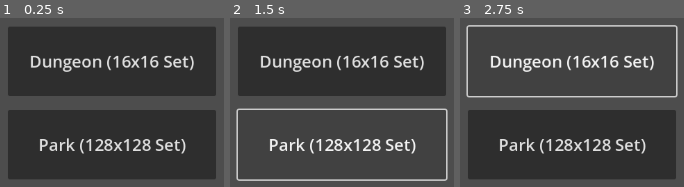
Above: before the commit, frames 1-3 (left to right).
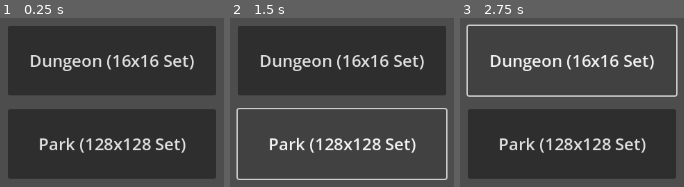
Above: after the commit, the same moments.

Repository: inframodem/clapgodotnavdemo
Game: Godot game, scene res://UI Instances/Level Select.tscn
Same seed, same stepped clock (60 frames per second), same inputs: the game is played once before the commit and once after it. This scene is started directly instead of the project's main scene.
Inputs:
- Up to frame 1 (0.25 s): no input
- Up to frame 2 (1.5 s): click "Dungeon (16x16 Set)" at 0.5 s; click "Park (128x128 Set)" at 1.25 s
- Up to frame 3 (2.75 s): click "Dungeon (16x16 Set)" at 2 s

The runs differ from the first frame. In frame 1, 3.8% of the frame differs, in the area x 4-96%, y 21-81%; in frame 2, 6.0%; in frame 3, 6.1%, in the area x 2-98%, y 3-81%.

Commit message:
More UI changes

Diff:
--- /dev/null
+++ b/godot_src/Assets/UI Components/circle-svgrepo-com.svg
@@ -0,0 +1,18 @@
+<?xml version="1.0" ?>
+
+<!-- Uploaded to: SVG Repo, www.svgrepo.com, Generator: SVG Repo Mixer Tools -->
+<svg width="800px" height="800px" viewBox="0 0 24 24" xmlns="http://www.w3.org/2000/svg">
+
+<title/>
+
+<g id="Complete">
+
+<g id="Circle">
+
+<circle cx="12" cy="12" data-name="Circle" fill="none" id="Circle-2" r="10" stroke="#000000" stroke-linecap="round" stroke-linejoin="round" stroke-width="2" fill="white"/>
+
+</g>
+
+</g>
+
+</svg>
--- a/godot_src/UI Instances/Level Select.tscn
+++ b/godot_src/UI Instances/Level Select.tscn
@@ -8,36 +8,33 @@
 grow_horizontal = 2
 grow_vertical = 2
 
-[node name="AspectRatioContainer" type="AspectRatioContainer" parent="."]
-layout_mode = 1
-anchors_preset = 15
-anchor_right = 1.0
-anchor_bottom = 1.0
-grow_horizontal = 2
-grow_vertical = 2
-
-[node name="MarginContainer" type="MarginContainer" parent="AspectRatioContainer"]
+[node name="MarginContainer" type="MarginContainer" parent="."]
 custom_minimum_size = Vector2(600, 600)
-layout_mode = 2
+layout_mode = 0
+offset_top = 0.0040283203
+offset_right = 1152.0
+offset_bottom = 647.996
 theme_override_constants/margin_top = 20
 theme_override_constants/margin_bottom = 20
 
-[node name="ScrollContainer" type="ScrollContainer" parent="AspectRatioContainer/MarginContainer"]
+[node name="ScrollContainer" type="ScrollContainer" parent="MarginContainer"]
+custom_minimum_size = Vector2(400, 0)
 layout_mode = 2
+size_flags_horizontal = 4
 
-[node name="VBoxContainer" type="VBoxContainer" parent="AspectRatioContainer/MarginContainer/ScrollContainer"]
+[node name="VBoxContainer" type="VBoxContainer" parent="MarginContainer/ScrollContainer"]
 layout_mode = 2
 size_flags_horizontal = 6
 size_flags_vertical = 6
 theme_override_constants/separation = 20
 
-[node name="16x16 Tile Set" type="Button" parent="AspectRatioContainer/MarginContainer/ScrollContainer/VBoxContainer"]
+[node name="16x16 Tile Set" type="Button" parent="MarginContainer/ScrollContainer/VBoxContainer"]
 custom_minimum_size = Vector2(300, 100)
 layout_mode = 2
 theme_override_font_sizes/font_size = 24
 text = "Dungeon (16x16 Set)"
 
-[node name="Park" type="Button" parent="AspectRatioContainer/MarginContainer/ScrollContainer/VBoxContainer"]
+[node name="128x128 Tile Set" type="Button" parent="MarginContainer/ScrollContainer/VBoxContainer"]
 custom_minimum_size = Vector2(300, 100)
 layout_mode = 2
 theme_override_font_sizes/font_size = 24
--- a/godot_src/UI Instances/Main Menu.tscn
+++ b/godot_src/UI Instances/Main Menu.tscn
@@ -8,7 +8,7 @@
 grow_horizontal = 2
 grow_vertical = 2
 
-[node name="AspectRatioContainer" type="AspectRatioContainer" parent="."]
+[node name="MarginContainer" type="MarginContainer" parent="."]
 layout_mode = 1
 anchors_preset = 15
 anchor_right = 1.0
@@ -16,20 +16,20 @@
 grow_horizontal = 2
 grow_vertical = 2
 
-[node name="VBoxContainer" type="VBoxContainer" parent="AspectRatioContainer"]
+[node name="VBoxContainer" type="VBoxContainer" parent="MarginContainer"]
 layout_mode = 2
 size_flags_horizontal = 4
 size_flags_vertical = 4
 theme_override_constants/separation = 20
 
-[node name="Level Select" type="Button" parent="AspectRatioContainer/VBoxContainer"]
+[node name="Level Select" type="Button" parent="MarginContainer/VBoxContainer"]
 custom_minimum_size = Vector2(400, 150)
 layout_mode = 2
 size_flags_horizontal = 4
 theme_override_font_sizes/font_size = 30
 text = "Start Level"
 
-[node name="Options" type="Button" parent="AspectRatioContainer/VBoxContainer"]
+[node name="Options" type="Button" parent="MarginContainer/VBoxContainer"]
 custom_minimum_size = Vector2(400, 150)
 layout_mode = 2
 size_flags_horizontal = 4
--- a/godot_src/UI Instances/Scene_Inprogress.tscn
+++ b/godot_src/UI Instances/Scene_Inprogress.tscn
@@ -1,4 +1,13 @@
-[gd_scene format=3 uid="uid://bqbupmgq3ui50"]
+[gd_scene load_steps=4 format=3 uid="uid://bqbupmgq3ui50"]
+
+[sub_resource type="StyleBoxFlat" id="StyleBoxFlat_4ynqs"]
+bg_color = Color(0.45452422, 0.45452428, 0.45452416, 1)
+
+[sub_resource type="StyleBoxFlat" id="StyleBoxFlat_koslv"]
+bg_color = Color(0.28485027, 0.28485027, 0.2848502, 1)
+
+[sub_resource type="StyleBoxFlat" id="StyleBoxFlat_tr1f5"]
+bg_color = Color(0.43519226, 0.4351923, 0.43519217, 1)
 
 [node name="SceneInprogress" type="Control"]
 layout_mode = 3
@@ -7,3 +16,51 @@
 anchor_bottom = 1.0
 grow_horizontal = 2
 grow_vertical = 2
+
+[node name="MarginContainer" type="MarginContainer" parent="."]
+layout_mode = 1
+anchors_preset = 15
+anchor_right = 1.0
+anchor_bottom = 1.0
+grow_horizontal = 2
+grow_vertical = 2
+theme_override_constants/margin_left = 20
+theme_override_constants/margin_top = 20
+
+[node name="Panel" type="Panel" parent="MarginContainer"]
+custom_minimum_size = Vector2(250, 150)
+layout_mode = 2
+size_flags_horizontal = 2
+size_flags_vertical = 0
+
+[node name="MarginContainer" type="MarginContainer" parent="MarginContainer"]
+custom_minimum_size = Vector2(250, 150)
+layout_mode = 2
+size_flags_horizontal = 0
+size_flags_vertical = 0
+theme_override_constants/margin_left = 10
+theme_override_constants/margin_top = 10
+theme_override_constants/margin_right = 10
+theme_override_constants/margin_bottom = 10
+
+[node name="VBoxContainer" type="VBoxContainer" parent="MarginContainer/MarginContainer"]
+layout_mode = 2
+theme_override_constants/separation = 10
+
+[node name="Label" type="Label" parent="MarginContainer/MarginContainer/VBoxContainer"]
+layout_mode = 2
+text = "Frame: 0"
+horizontal_alignment = 1
+
+[node name="Button" type="Button" parent="MarginContainer/MarginContainer/VBoxContainer"]
+custom_minimum_size = Vector2(50, 50)
+layout_mode = 2
+theme_override_colors/font_color = Color(0, 0, 0, 1)
+theme_override_colors/font_focus_color = Color(0, 0, 0, 1)
+theme_override_colors/font_pressed_color = Color(0, 0, 0, 1)
+theme_override_colors/font_hover_color = Color(0, 0, 0, 1)
+theme_override_colors/font_hover_pressed_color = Color(0, 0, 0, 1)
+theme_override_styles/normal = SubResource("StyleBoxFlat_4ynqs")
+theme_override_styles/pressed = SubResource("StyleBoxFlat_koslv")
+theme_override_styles/hover = SubResource("StyleBoxFlat_tr1f5")
+text = "Stop Capture"
--- a/godot_src/UI Instances/Scene_Post.tscn
+++ b/godot_src/UI Instances/Scene_Post.tscn
@@ -1,9 +1,89 @@
-[gd_scene format=3 uid="uid://miyltmhw26pc"]
+[gd_scene load_steps=5 format=3 uid="uid://miyltmhw26pc"]
+
+[sub_resource type="StyleBoxFlat" id="StyleBoxFlat_b3aue"]
+bg_color = Color(0.38170326, 0.38170326, 0.3817031, 1)
+border_width_left = 3
+border_width_top = 3
+border_width_right = 3
+border_width_bottom = 3
+border_color = Color(0.09620472, 0.096204765, 0.096204646, 1)
+
+[sub_resource type="StyleBoxFlat" id="StyleBoxFlat_dnnh6"]
+bg_color = Color(0.78775924, 0.78775924, 0.78775924, 1)
+
+[sub_resource type="StyleBoxFlat" id="StyleBoxFlat_q7kdn"]
+bg_color = Color(0.427493, 0.42749307, 0.42749295, 1)
+
+[sub_resource type="StyleBoxFlat" id="StyleBoxFlat_yvxrq"]
+bg_color = Color(0.65012825, 0.6501283, 0.6501282, 1)
 
 [node name="ScenePost" type="Control"]
 layout_mode = 3
 anchors_preset = 15
 anchor_right = 1.0
 anchor_bottom = 1.0
+offset_left = 1.0
+offset_top = 1.0
+offset_right = 1.0
+offset_bottom = 1.0
 grow_horizontal = 2
 grow_vertical = 2
+
+[node name="MarginContainer" type="MarginContainer" parent="."]
+layout_mode = 1
+anchors_preset = 15
+anchor_right = 1.0
+anchor_bottom = 1.0
+grow_horizontal = 2
+grow_vertical = 2
+theme_override_constants/margin_left = 20
+theme_override_constants/margin_top = 20
+
+[node name="Panel" type="Panel" parent="MarginContainer"]
+custom_minimum_size = Vector2(250, 300)
+layout_mode = 2
+size_flags_horizontal = 2
+size_flags_vertical = 0
+theme_override_styles/panel = SubResource("StyleBoxFlat_b3aue")
+
+[node name="MarginContainer" type="MarginContainer" parent="MarginContainer"]
+custom_minimum_size = Vector2(250, 300)
+layout_mode = 2
+size_flags_horizontal = 0
+size_flags_vertical = 0
+theme_override_constants/margin_left = 10
+theme_override_constants/margin_top = 10
+theme_override_constants/margin_right = 10
+theme_override_constants/margin_bottom = 10
+
+[node name="VBoxContainer" type="VBoxContainer" parent="MarginContainer/MarginContainer"]
+layout_mode = 2
+theme_override_constants/separation = 10
+
+[node name="CheckBox" type="CheckBox" parent="MarginContainer/MarginContainer/VBoxContainer"]
+layout_mode = 2
+size_flags_horizontal = 4
+text = "Toggle CLAP"
+
+[node name="CheckBox2" type="CheckBox" parent="MarginContainer/MarginContainer/VBoxContainer"]
+layout_mode = 2
+size_flags_horizontal = 4
+text = "Toggle RANSAC"
+
+[node name="CheckBox3" type="CheckBox" parent="MarginContainer/MarginContainer/VBoxContainer"]
+layout_mode = 2
+size_flags_horizontal = 4
+text = "Toggle Control"
+
+[node name="Button" type="Button" parent="MarginContainer/MarginContainer/VBoxContainer"]
+custom_minimum_size = Vector2(50, 50)
+layout_mode = 2
+theme_override_colors/font_color = Color(0, 0, 0, 1)
+theme_override_colors/font_focus_color = Color(0, 0, 0, 1)
+theme_override_colors/font_pressed_color = Color(0, 0, 0, 1)
+theme_override_colors/font_hover_color = Color(0, 0, 0, 1)
+theme_override_colors/font_hover_pressed_color = Color(0, 0, 0, 1)
+theme_override_styles/normal = SubResource("StyleBoxFlat_dnnh6")
+theme_override_styles/pressed = SubResource("StyleBoxFlat_q7kdn")
+theme_override_styles/hover = SubResource("StyleBoxFlat_yvxrq")
+text = "Exit Scene"
--- a/godot_src/UI Instances/Scene_Start.tscn
+++ b/godot_src/UI Instances/Scene_Start.tscn
@@ -1,4 +1,75 @@
-[gd_scene format=3 uid="uid://bpptikud0j15c"]
+[gd_scene load_steps=12 format=3 uid="uid://bpptikud0j15c"]
+
+[ext_resource type="Texture2D" uid="uid://b8resjqah13ec" path="res://Assets/UI Components/circle-svgrepo-com.svg" id="1_qbhdu"]
+
+[sub_resource type="DPITexture" id="DPITexture_ttyw2"]
+_source = "<svg xmlns=\"http://www.w3.org/2000/svg\" width=\"16\" height=\"16\"><circle cx=\"8\" cy=\"8\" r=\"7\" fill=\"#fefefe\" fill-opacity=\".37\"/></svg>
+"
+
+[sub_resource type="DPITexture" id="DPITexture_jrv0g"]
+_source = "<svg xmlns=\"http://www.w3.org/2000/svg\" width=\"16\" height=\"16\"><circle cx=\"8\" cy=\"8\" r=\"7\" fill=\"#fefefe\"/></svg>
+"
+
+[sub_resource type="DPITexture" id="DPITexture_1qpxd"]
+_source = "<svg xmlns=\"http://www.w3.org/2000/svg\" width=\"4\" height=\"8\"><path fill=\"#fff\" fill-opacity=\".25\" d=\"M1 0h2v16H1z\"/></svg>
+"
+
+[sub_resource type="StyleBoxFlat" id="StyleBoxFlat_vhhk3"]
+content_margin_left = 4.0
+content_margin_top = 4.0
+content_margin_right = 4.0
+content_margin_bottom = 4.0
+bg_color = Color(1, 1, 1, 0.4)
+corner_radius_top_left = 4
+corner_radius_top_right = 4
+corner_radius_bottom_right = 4
+corner_radius_bottom_left = 4
+corner_detail = 6
+
+[sub_resource type="StyleBoxFlat" id="StyleBoxFlat_cs85k"]
+content_margin_left = 4.0
+content_margin_top = 4.0
+content_margin_right = 4.0
+content_margin_bottom = 4.0
+bg_color = Color(1, 1, 1, 0.75)
+corner_radius_top_left = 4
+corner_radius_top_right = 4
+corner_radius_bottom_right = 4
+corner_radius_bottom_left = 4
+corner_detail = 6
+
+[sub_resource type="StyleBoxFlat" id="StyleBoxFlat_8gau1"]
+content_margin_left = 4.0
+content_margin_top = 4.0
+content_margin_right = 4.0
+content_margin_bottom = 4.0
+bg_color = Color(0.1, 0.1, 0.1, 0.6)
+corner_radius_top_left = 4
+corner_radius_top_right = 4
+corner_radius_bottom_right = 4
+corner_radius_bottom_left = 4
+corner_detail = 6
+
+[sub_resource type="Theme" id="Theme_50chs"]
+HSlider/constants/center_grabber = 0
+HSlider/constants/grabber_offset = -4
+HSlider/constants/tick_offset = 0
+HSlider/icons/grabber = ExtResource("1_qbhdu")
+HSlider/icons/grabber_disabled = SubResource("DPITexture_ttyw2")
+HSlider/icons/grabber_highlight = SubResource("DPITexture_jrv0g")
+HSlider/icons/tick = SubResource("DPITexture_1qpxd")
+HSlider/styles/grabber_area = SubResource("StyleBoxFlat_vhhk3")
+HSlider/styles/grabber_area_highlight = SubResource("StyleBoxFlat_cs85k")
+HSlider/styles/slider = SubResource("StyleBoxFlat_8gau1")
+
+[sub_resource type="StyleBoxLine" id="StyleBoxLine_t61ep"]
+thickness = 30
+
+[sub_resource type="StyleBoxFlat" id="StyleBoxFlat_3c1p0"]
+bg_color = Color(0.562261, 0.6589808, 0.9141461, 1)
+
+[sub_resource type="StyleBoxFlat" id="StyleBoxFlat_8wcq7"]
+bg_color = Color(0.7666196, 0.76661956, 0.76661944, 1)
 
 [node name="SceneStart" type="Control"]
 layout_mode = 3
@@ -7,3 +78,85 @@
 anchor_bottom = 1.0
 grow_horizontal = 2
 grow_vertical = 2
+
+[node name="AspectRatioContainer" type="AspectRatioContainer" parent="."]
+layout_mode = 1
+anchors_preset = 15
+anchor_right = 1.0
+anchor_bottom = 1.0
+grow_horizontal = 2
+grow_vertical = 2
+ratio = 1.7778
+
+[node name="ColorRect" type="ColorRect" parent="AspectRatioContainer"]
+z_index = -1
+layout_mode = 2
+color = Color(0, 0, 0, 0.1882353)
+
+[node name="MarginContainer" type="MarginContainer" parent="."]
+layout_mode = 1
+anchors_preset = 15
+anchor_right = 1.0
+anchor_bottom = 1.0
+grow_horizontal = 2
+grow_vertical = 2
+theme_override_constants/margin_top = 80
+theme_override_constants/margin_bottom = 20
+
+[node name="VBoxContainer" type="VBoxContainer" parent="MarginContainer"]
+custom_minimum_size = Vector2(500, 0)
+layout_mode = 2
+size_flags_horizontal = 4
+theme_override_constants/separation = 20
+
+[node name="Interval Label" type="Label" parent="MarginContainer/VBoxContainer"]
+layout_mode = 2
+theme_override_font_sizes/font_size = 40
+text = "Screenshot Interval: "
+horizontal_alignment = 1
+
+[node name="HSlider" type="HSlider" parent="MarginContainer/VBoxContainer"]
+layout_mode = 2
+theme = SubResource("Theme_50chs")
+theme_override_constants/center_grabber = 1
+theme_override_styles/slider = SubResource("StyleBoxLine_t61ep")
+theme_override_styles/grabber_area = SubResource("StyleBoxFlat_3c1p0")
+theme_override_styles/grabber_area_highlight = SubResource("StyleBoxFlat_8wcq7")
+min_value = 0.1
+max_value = 1.0
+step = 0.1
+value = 0.5
+tick_count = 10
+ticks_on_borders = true
+
+[node name="MarginContainer" type="MarginContainer" parent="MarginContainer/VBoxContainer"]
+custom_minimum_size = Vector2(50, 50)
+layout_mode = 2
+theme_override_constants/margin_top = 50
+theme_override_constants/margin_bottom = 20
+
+[node name="LineEdit" type="LineEdit" parent="MarginContainer/VBoxContainer/MarginContainer"]
+custom_minimum_size = Vector2(20, 20)
+layout_mode = 2
+theme_override_constants/minimum_character_width = 5
+theme_override_font_sizes/font_size = 24
+placeholder_text = "Directory Name (A-Za-z0-9_):"
+max_length = 24
+emoji_menu_enabled = false
+
+[node name="Save Scene" type="Button" parent="MarginContainer/VBoxContainer"]
+custom_minimum_size = Vector2(250, 50)
+layout_mode = 2
+size_flags_horizontal = 4
+text = "Save Scene"
+
+[node name="Load Scene" type="Button" parent="MarginContainer/VBoxContainer"]
+custom_minimum_size = Vector2(250, 50)
+layout_mode = 2
+size_flags_horizontal = 4
+text = "Load Scene (Needs to Exist)"
+
+[node name="Warning Label" type="Label" parent="MarginContainer/VBoxContainer"]
+layout_mode = 2
+theme_override_font_sizes/font_size = 40
+horizontal_alignment = 1
Not shown, changed: godot_src/Assets/UI Components/FreeDemo.png.import
Not shown, changed: godot_src/Assets/UI Components/FreeUI.png.import
Not shown, changed: godot_src/Assets/UI Components/MediavelFree.png.import
Not shown, changed: godot_src/Assets/UI Components/PastelUIFree.png.import
Not shown, changed: godot_src/Assets/UI Components/UiCozyFree.png.import
Not shown, changed: godot_src/Assets/UI Components/circle-svgrepo-com.svg.import
Not shown, added: godot_src/Assets/UI Components/FreeDemo.png7618696327.tmp
